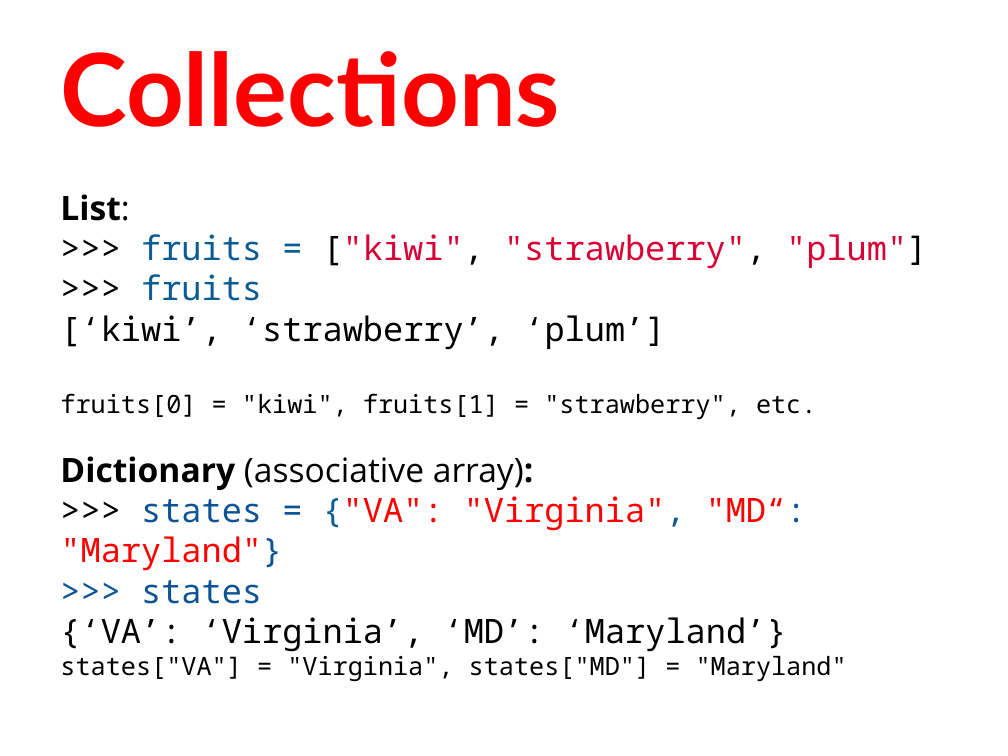
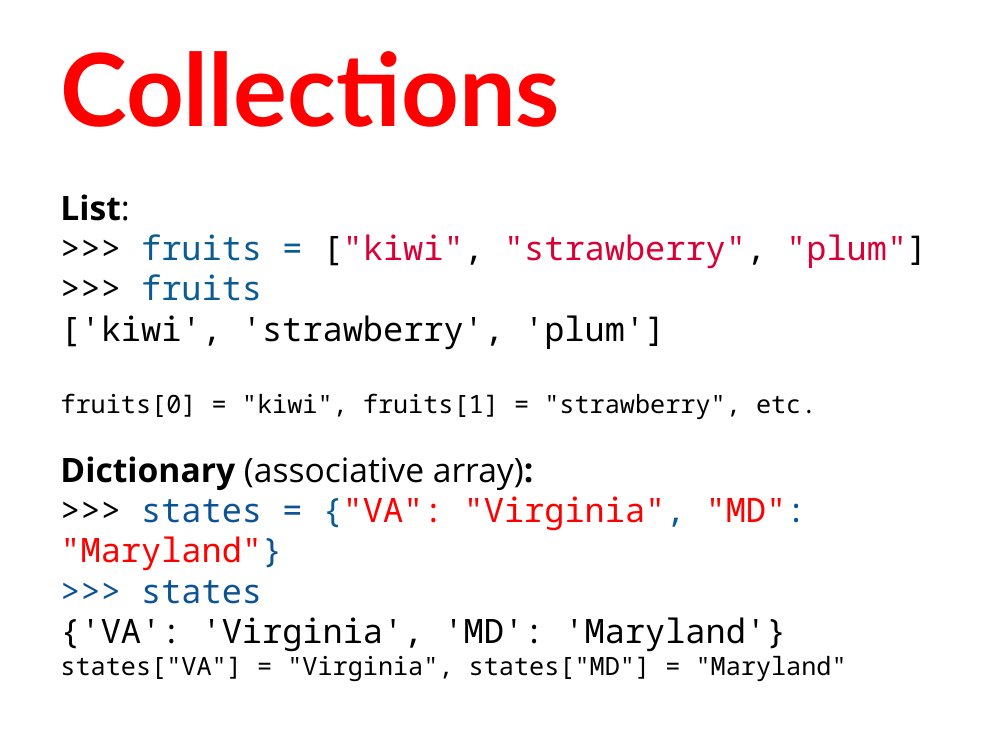
Before and after one commit to humanitiesprogramming/slides, a slide deck: slide 3 of 2017/python/Python Programming Concepts II.pptx. Drawn at 1008x756 pixels with LibreOffice and Linux fonts; fonts in the diff are those of the drawing. Boxes give left, top, right and bottom in pixels: in the first picture for what was removed or moved away, otherwise in the second. Text is boxed around its words. In the diff, an @@ line names an element or a change of style, - is before the commit and + after.

```diff
--- a/2017/python/Python Programming Concepts II.pptx
+++ b/2017/python/Python Programming Concepts II.pptx
@@ text at bbox=[60, 315, 665, 350]: text changed @@
-[‘kiwi’, ‘strawberry’, ‘plum’]
+['kiwi', 'strawberry', 'plum']
@@ text at bbox=[60, 496, 807, 571]: text changed @@
->>> states = {"VA": "Virginia", "MD“: "Maryland"}
+>>> states = {"VA": "Virginia", "MD": "Maryland"}
@@ text at bbox=[60, 617, 786, 652]: text changed @@
-{‘VA’: ‘Virginia’, ‘MD’: ‘Maryland’}
+{'VA': 'Virginia', 'MD': 'Maryland'}
```
Also in this commit, not shown: 18 other slides changed, 1 other file.
